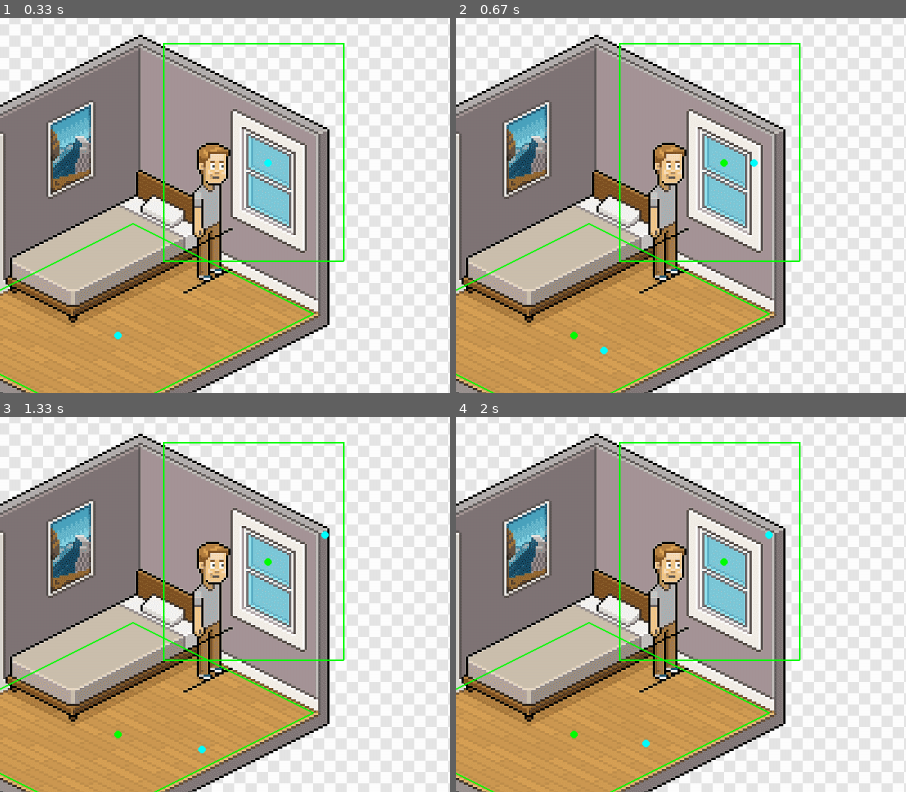
Above: before the commit, frames 1-4 (two rows, left to right).
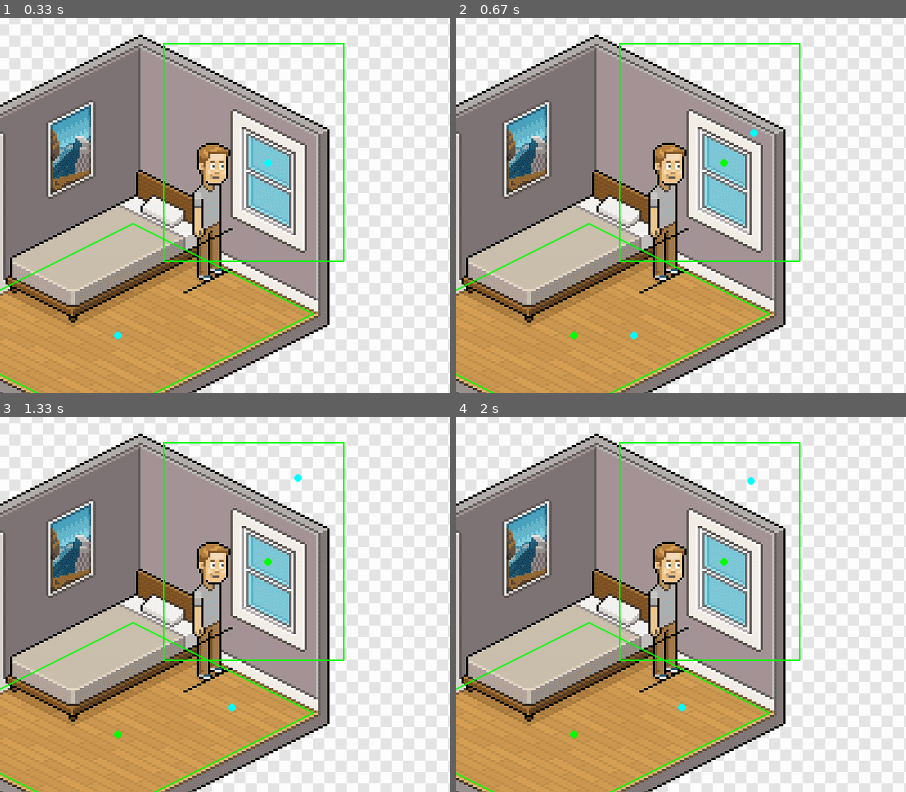
Above: after the commit, the same moments.

Repository: moises-dias/pygame-learning
Game: pygame game, started from movement_test.py
The game is run twice, just before and just after one commit, with the same random seed, the same clock (stepped at 60 frames per second) and the same inputs.
Inputs:
- Up to frame 1 (0.33 s): no input
- Up to frame 2 (0.67 s): hold Right from 0.33 s (still down)
- Up to frame 3 (1.33 s): release Right at 0.8 s; hold Up 0.83-1.13 s; hold Right from 1.17 s (still down)
- Up to frame 4 (2 s): release Right at 1.63 s; hold Left from 1.67 s (still down)
The pictures show only the part of the screen within x 25-75%, y 1-51%; the shares and areas given below are measured in that part.

Frame 1 is identical in both runs. In frame 2, 0.1% of the frame differs, in the area x 32-68%, y 29-90%; in frame 3, 0.1%; in frame 4, 0.1%, in the area x 41-71%, y 16-89%.

Commit message:
moving in the isometric view

Diff:
--- a/movement_test.py
+++ b/movement_test.py
@@ -18,16 +18,16 @@
 square_point = (660, 200)
 walker_x = square_point[0]
 walker_y = square_point[1]
-new_walker_x = 0
-new_walker_y = 0
+new_walker_x_v = 0
+new_walker_y_v = 0
+new_walker_x_h = 0
+new_walker_y_h = 0
 
 isometric_point = (460.0, 430.0)
 isometric_walker_x = isometric_point[0]
 isometric_walker_y = isometric_point[1]
-isometric_new_walker_x_h = 0
-isometric_new_walker_y_h = 0
-isometric_new_walker_x_v = 0
-isometric_new_walker_y_v = 0
+isometric_new_walker_x = 0
+isometric_new_walker_y = 0
 
 screen = pygame.display.set_mode((SCREEN_WIDTH, SCREEN_HEIGHT))
 clock = pygame.time.Clock()
@@ -43,40 +43,50 @@
         if event.type == pygame.QUIT:
             running = False
 
+    new_walker_x_h = 0
+    new_walker_y_h = 0
+    new_walker_x_v = 0
+    new_walker_y_v = 0
+    isometric_new_walker_x = 0
+    isometric_new_walker_y = 0
+
     keys = pygame.key.get_pressed()
+
     if keys[pygame.K_LEFT]:
-        new_walker_x = -velocity
-        isometric_new_walker_x_h = -velocity
-        isometric_new_walker_y_h = -velocity * 0.5
+        new_walker_x_h = -velocity
+        new_walker_y_h = +velocity
+        isometric_new_walker_x = -2*velocity
     if keys[pygame.K_RIGHT]:
-        new_walker_x = +velocity
-        isometric_new_walker_x_h = +velocity
-        isometric_new_walker_y_h = +velocity * 0.5
+        new_walker_x_h = +velocity
+        new_walker_y_h = -velocity
+        isometric_new_walker_x = 2 * velocity
     if keys[pygame.K_UP]:
-        new_walker_y = -velocity
-        isometric_new_walker_x_v = +velocity
-        isometric_new_walker_y_v = -velocity * 0.5
+        new_walker_x_v = -velocity
+        new_walker_y_v = -velocity
+        isometric_new_walker_y = -velocity
     if keys[pygame.K_DOWN]:
-        new_walker_y = +velocity
-        isometric_new_walker_x_v = -velocity
-        isometric_new_walker_y_v = +velocity * 0.5
+        new_walker_x_v = +velocity
+        new_walker_y_v = +velocity
+        isometric_new_walker_y = +velocity
 
     # squares = [[(520, 40), (520, 330), (760, 330), (760, 40)]]
 
-    if (keys[pygame.K_LEFT] or keys[pygame.K_RIGHT]) and x1 <= walker_x + new_walker_x <= x2:
-        walker_x += new_walker_x
-        isometric_walker_x += isometric_new_walker_x_h
-        isometric_walker_y += isometric_new_walker_y_h
-    if (keys[pygame.K_UP] or keys[pygame.K_DOWN]) and y1 <= walker_y + new_walker_y <= y2:
-        walker_y += new_walker_y
-        isometric_walker_x += isometric_new_walker_x_v
-        isometric_walker_y += isometric_new_walker_y_v
+    if not (x1 <= walker_x + new_walker_x_h <= x2 and y1 <= walker_y + new_walker_y_h <= y2):
+        new_walker_x_h = 0
+        new_walker_y_h = 0
+        isometric_new_walker_x = 0
+    if not (x1 <= walker_x + new_walker_x_v <= x2 and y1 <= walker_y + new_walker_y_v <= y2):
+        new_walker_x_v = 0
+        new_walker_y_v = 0
+        isometric_new_walker_y = 0
 
-    # x = walker_x
-    # y = walker_y
-    # new_x = 2*(x * cos_angle - y * sin_angle)/sqrt_2
-    # new_y = (x * sin_angle + y * cos_angle)/sqrt_2
-    # isometric_point = (new_x, new_y)
+    walker_x += new_walker_x_h
+    walker_y += new_walker_y_h
+    isometric_walker_x += isometric_new_walker_x
+    walker_x += new_walker_x_v
+    walker_y += new_walker_y_v
+    isometric_walker_y += isometric_new_walker_y
+
 
 
 
Empty file added: collision_4_classes.py
